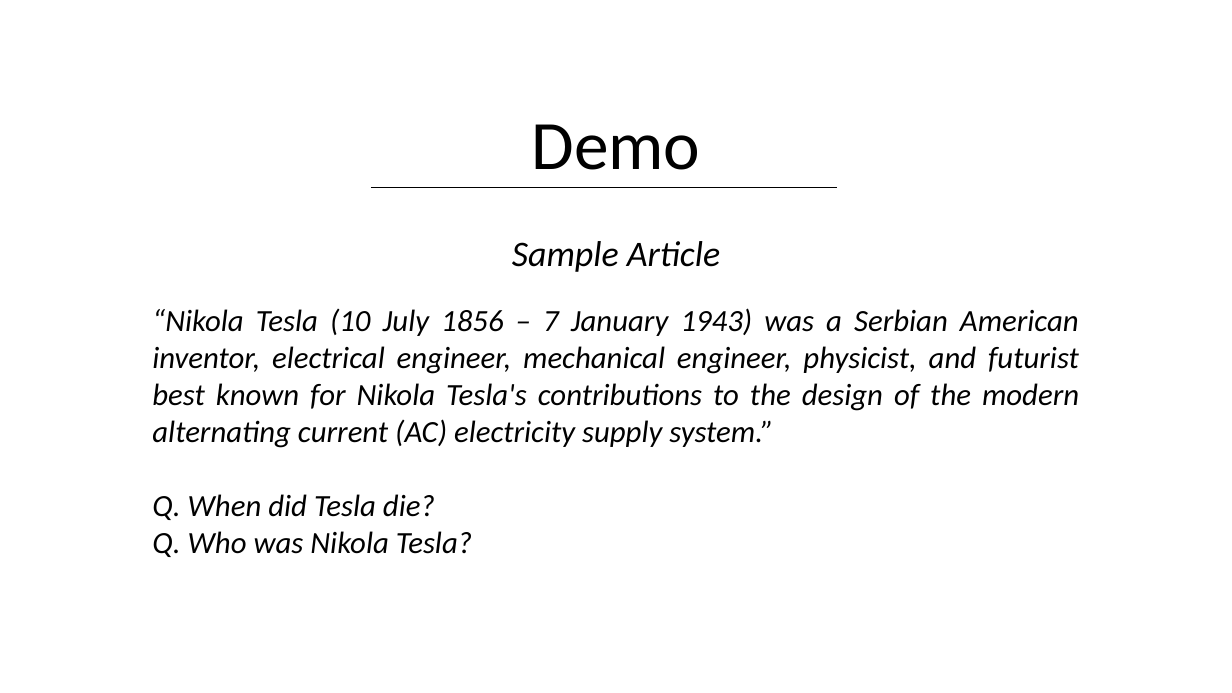
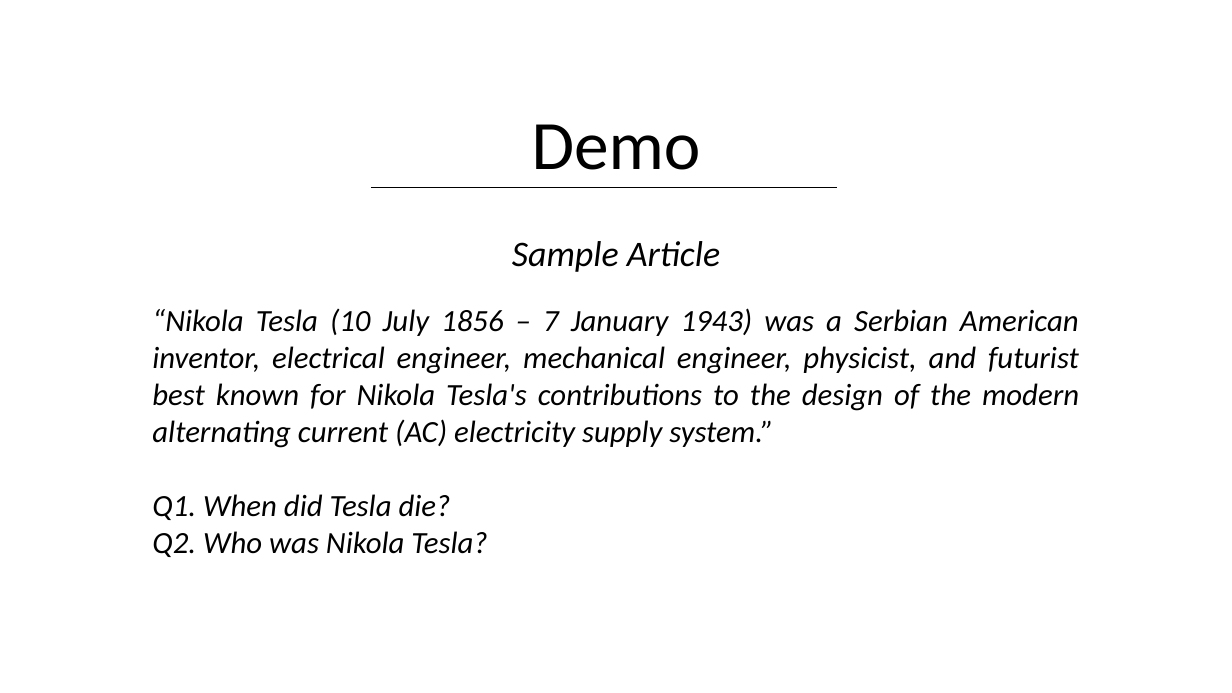
Before and after one commit to DhruvaPendharkar/thesis-project, a slide deck: slide 12 of Notes/ThesisPresentation.pptx. Drawn at 1232x693 pixels with LibreOffice and Linux fonts; fonts in the diff are those of the drawing. Boxes give left, top, right and bottom in pixels: in the first picture for what was removed or moved away, otherwise in the second. Text is boxed around its words. In the diff, an @@ line names an element or a change of style, - is before the commit and + after.

```diff
--- a/Notes/ThesisPresentation.pptx
+++ b/Notes/ThesisPresentation.pptx
@@ text at box(152, 494, 487, 557): text changed @@
-Q. When did Tesla die?
-Q. Who was Nikola Tesla?
+Q1. When did Tesla die?
+Q2. Who was Nikola Tesla?
```
Also in this commit, not shown: 6 other files.
